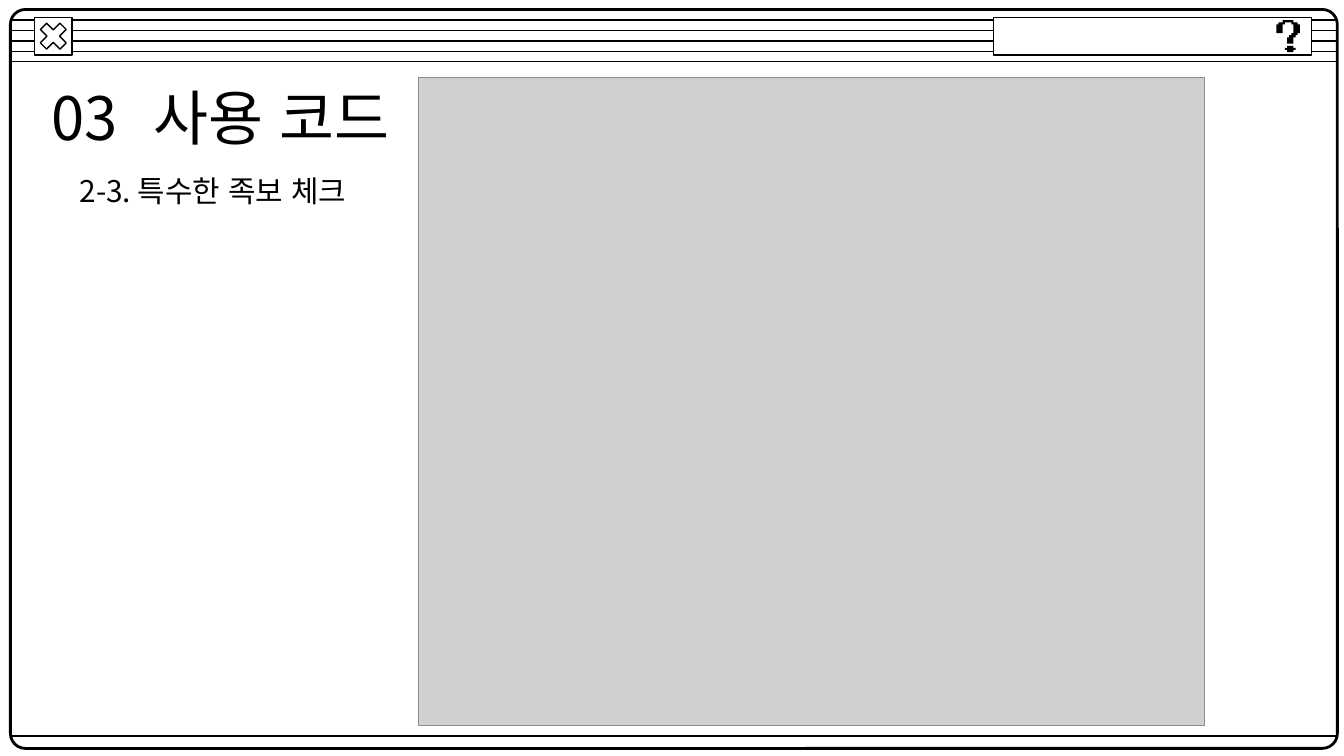
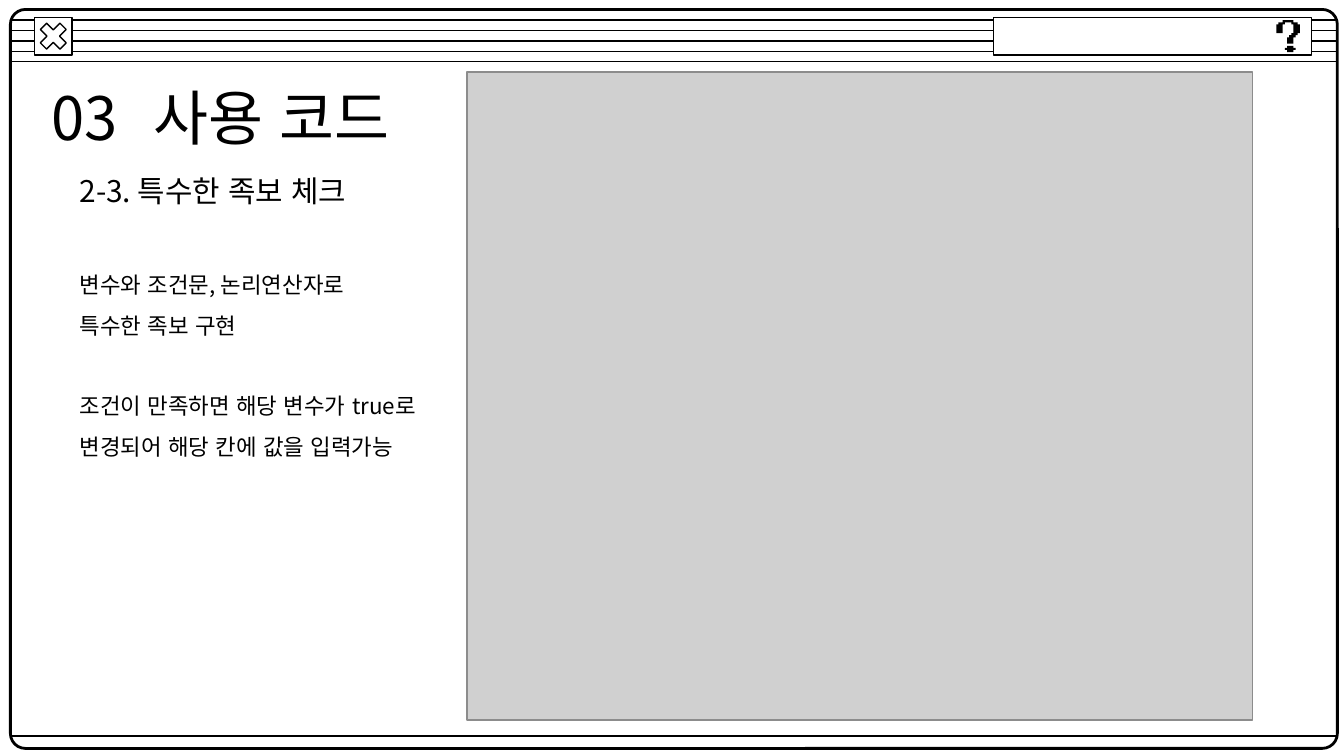
Before and after one commit to YuuJin72/Javascript, a slide deck: slide 13 of Javascript_정두식.pptx. Drawn at 1344x756 pixels with LibreOffice and Linux fonts; fonts in the diff are those of the drawing; grey boxes stand for pictures. Boxes give left, top, right and bottom in pixels: in the first picture for what was removed or moved away, otherwise in the second. Text is boxed around its words. In the diff, an @@ line names an element or a change of style, - is before the commit and + after.

```diff
--- a/Javascript_정두식.pptx
+++ b/Javascript_정두식.pptx
@@ picture moved from (x1=419, y1=77, x2=1206, y2=724) to (x1=468, y1=73, x2=1254, y2=720) @@
@@ text added at (x1=80, y1=274, x2=416, y2=457), 12 pt, text #000000 @@
+변수와 조건문, 논리연산자로
+특수한 족보 구현
+조건이 만족하면 해당 변수가 true로 변경되어 해당 칸에 값을 입력가능
```
Also in this commit, not shown: 7 other slides changed.
